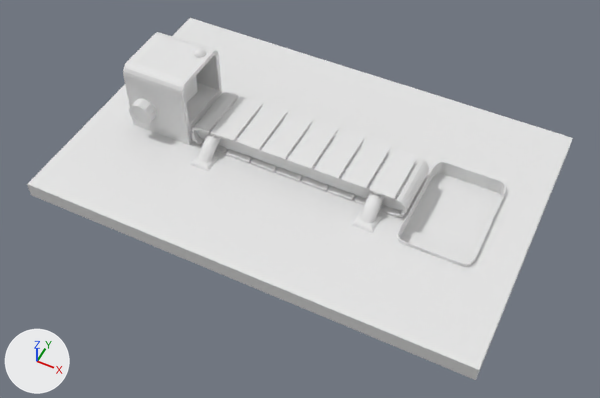
One commit to the Blender file Mr.Ahmadi/Conveyor  Belt.blend: the scene before it, then after it.
The view is the same before and after, from a 50 mm lens placed at (640.0, -1306.0, 1495.0), pointed at (34.0, -93.0, -20.0). The axes (+X, +Y, +Z) are drawn at lower left. The lights are the same throughout.

The first picture shows 'Box', 'Engine', 'Floor', 'Strip'.
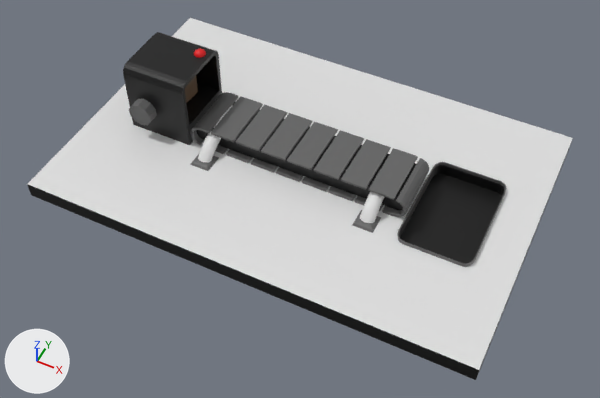
Pixel boxes [x1, y1, x2, y2] of what changed, in the pictures (600 x 398 px):
```json
{"object": "Floor", "change": "recoloured, surface changed", "before": [27, 33, 572, 380], "after": [27, 33, 572, 380]}
{"object": "Strip", "change": "recoloured, surface changed", "before": [190, 92, 429, 217], "after": [190, 92, 429, 217], "on screen": "white to grey"}
{"object": "Engine", "change": "recoloured, surface changed", "before": [123, 32, 416, 233], "after": [123, 32, 416, 233], "on screen": "white to black"}
{"object": "Box", "change": "recoloured", "before": [185, 76, 198, 103], "after": [185, 76, 198, 103], "on screen": "grey to brown"}
{"part": 3, "of": "me_plane_005", "change": "surface changed", "before": [27, 18, 573, 380], "after": [27, 18, 573, 380]}
```

Edits to the scene script, one JSON object a line:
```json
{"op": "add", "block": "img_vehicletexture_png", "code": ["img_vehicletexture_png = load_image('VehicleTexture.png', 'Texture/VehicleTexture.png', 128, 128, 'sRGB')"]}
{"op": "add", "block": "mat_conveyor_belt", "code": ["mat_conveyor_belt = principled_material('Conveyor Belt')", "mat_conveyor_belt.texture = img_vehicletexture_png"]}
{"block": "me_plane_001", "where": "me_plane_001.from_pydata(...)  # 504 vertices, 468 faces; spans x -68.0..3872.0, y -100.0..100.0, z -6.0..0.0"}
{"block": "me_plane_001", "where": "# used by ob_strip; location = (0.0, 16.0, 0.0); scale = (0.324, 0.757, 1.0)"}
{"block": "me_plane_001", "change": "me_plane_001 part 1: texture (UV) coordinates of 468 of 468 faces, centred in x -68.0..3872.0, y -100.0..100.0, z -6.0..0.0, changed; they spanned u 0.0..1.0, v 0.0..1.0 and now span u 0.54..0.89, v 0.16..0.18"}
{"op": "add", "block": "me_plane_001", "code": "me_plane_001.materials.append(mat_conveyor_belt)  # picture img_vehicletexture_png"}
{"block": "me_plane_004", "where": "me_plane_004.from_pydata(...)  # 1669 vertices, 1596 faces; spans x -100.0..777.0, y -173.0..167.0, z -50.0..237.0"}
{"block": "me_plane_004", "where": "# used by ob_engine; location = (-379.0, 16.0, 1.0); scale = (0.858, 0.858, 0.858)"}
{"block": "me_plane_004", "change": "me_plane_004 part 2: texture (UV) coordinates of 1596 of 1596 faces, centred in x -100.0..777.0, y -170.0..164.0, z -45.0..237.0, changed; they spanned u 0.0..1.0, v 0.0..1.0 and now span u 0.06..0.88, v 0.05..0.63"}
{"op": "add", "block": "me_plane_004", "code": "me_plane_004.materials.append(mat_conveyor_belt)  # picture img_vehicletexture_png"}
{"block": "me_cube_001", "where": "me_cube_001.from_pydata(...)  # 8 vertices, 6 faces; spans x -378.1..-300.2, y -38.9..38.9, z 37.9..115.8"}
{"op": "add", "block": "me_cube_001", "code": "me_cube_001.materials.append(mat_conveyor_belt)  # picture img_vehicletexture_png"}
{"block": "me_plane_005", "where": "me_plane_005.from_pydata(...)  # 136 vertices, 116 faces; spans x -100.0..100.0, y -100.0..100.0, z -2.0..7.0"}
{"block": "me_plane_005", "where": "# used by ob_floor; location = (-1.0, 16.0, -1.0); scale = (-5.77, -3.79, -5.63)"}
{"block": "me_plane_005", "change": "me_plane_005 part 3: texture (UV) coordinates of 116 of 116 faces, centred in x -100.0..100.0, y -100.0..100.0, z -2.0..7.0, changed; they spanned u 0.0..1.0, v 0.0..1.0 and now span u 0.09..0.91, v 0.13..0.67"}
{"op": "add", "block": "me_plane_005", "code": "me_plane_005.materials.append(mat_conveyor_belt)  # picture img_vehicletexture_png"}
```
